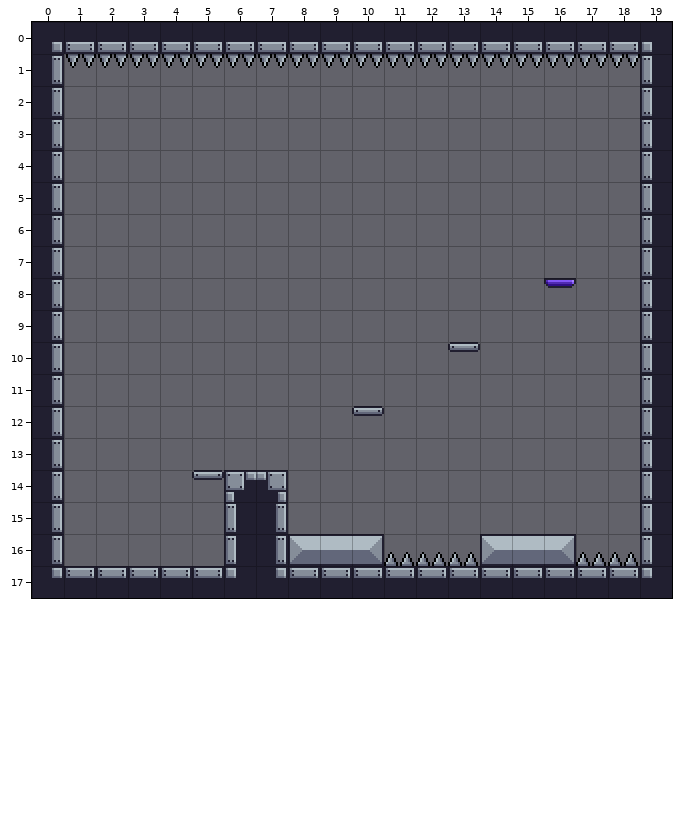
Two versions of a level (Tiled map, assets_source/maps/level02.tmx). The picture above is the old version.
Cells are 16x16 px. Shown: x 0..19, y 0..17.
New version:
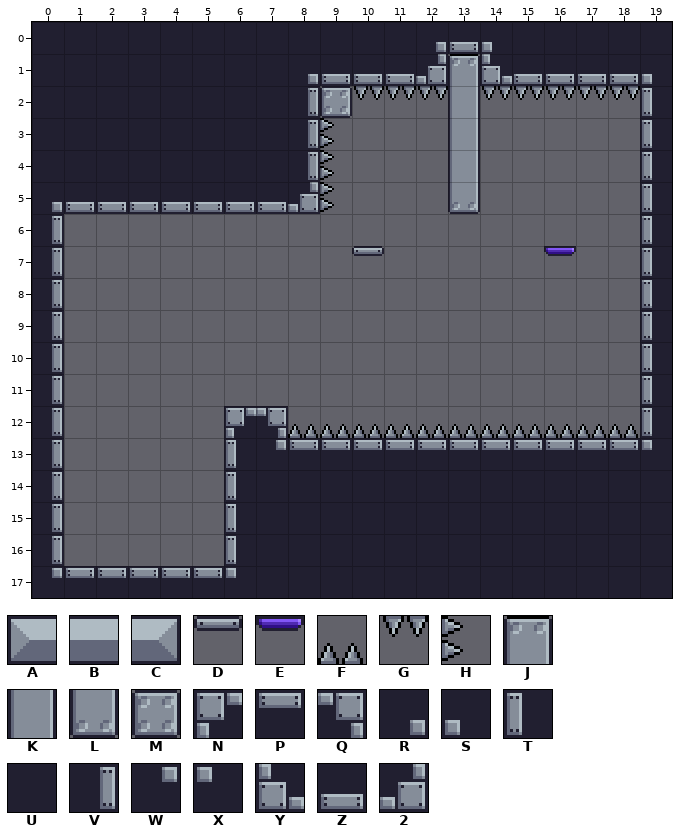
Key: from "main_tileset": A 0, B 1, C 2, D 34, E 35, F 36, G 36 turned 180, H 36 turned 90, J 95, K 96, L 125, M 155, N 180, P 181, Q 182, R 183, S 184, T 210, U 211, V 212, W 213, X 214, Y 240, Z 241, 2 242.
_ is an empty cell.
The exact change:
Layer "Tile Layer 1":
Tile G gives way to tile 2 in row 1 at x 12.
The edit adds tile 2 in row 5 at x 8.
The edit adds tile D in row 7 at x 10.
The edit adds tile E in row 7 at x 16.
Tile D gives way to tile F in row 12 at x 10.
The edit adds tile F in row 12 at x 8 to 9 and 11 to 18.
The edit adds tile G in row 2 at x 10 to 12 and 14 to 18.
The edit adds tile H in rows 3 to 5 at x 9.
Tile G gives way to tile J in row 1 at x 13.
The edit adds tile K in rows 2 to 4 at x 13.
The edit adds tile L in row 5 at x 13.
The edit adds tile M in row 2 at x 9.
The edit adds tile N in row 12 at x 6.
The edit adds tile P in row 13 at x 8 to 18.
The edit adds tile Q in row 12 at x 7.
Tile G gives way to tile R in row 1 at x 8.
Tile V gives way to tile R in row 5 at x 0.
Tile Z gives way to tile R in row 0 at x 12.
Tile T gives way to tile S in row 1 at x 19.
Tile Z gives way to tile S in row 0 at x 14.
Tile N gives way to tile T in row 14 at x 6.
The edit adds tile T in row 13 at x 6.
Tile A gives way to tile U in row 16 at x 8 and 14.
Tile B gives way to tile U in row 16 at x 9 and 15.
Tile C gives way to tile U in row 16 at x 10 and 16.
Tile F gives way to tile U in row 16 at x 11 to 13 and 17 to 18.
Tile G gives way to tile U in row 1 at x 1 to 7.
Tile P gives way to tile U in row 17 at x 8 to 18.
Tile Q gives way to tile U in row 14 at x 7.
Tile R gives way to tile U in row 0 at x 0.
Tile S gives way to tile U in row 0 at x 19.
Tile T gives way to tile U in rows 14 to 16 at x 19.
Tile V gives way to tile U in rows 1 to 4 at x 0; in rows 15 to 16 at x 7.
Tile W gives way to tile U in row 17 at x 7.
Tile X gives way to tile U in row 17 at x 19.
Tile Z gives way to tile U in row 0 at x 1 to 11 and 15 to 18.
The edit adds tile U in rows 2 to 4 at x 1 to 7; in rows 14 to 15 at x 8 to 18.
The edit adds tile V in rows 2 to 4 at x 8.
The edit adds tile W in row 13 at x 7.
Tile T gives way to tile X in row 13 at x 19.
Tile G gives way to tile Y in row 1 at x 14.
Tile G gives way to tile Z in row 1 at x 9 to 11 and 15 to 18.
The edit adds tile Z in row 5 at x 1 to 7.
Tile D is gone in row 10 at x 13; in row 14 at x 5.
Tile E is gone in row 8 at x 16.
